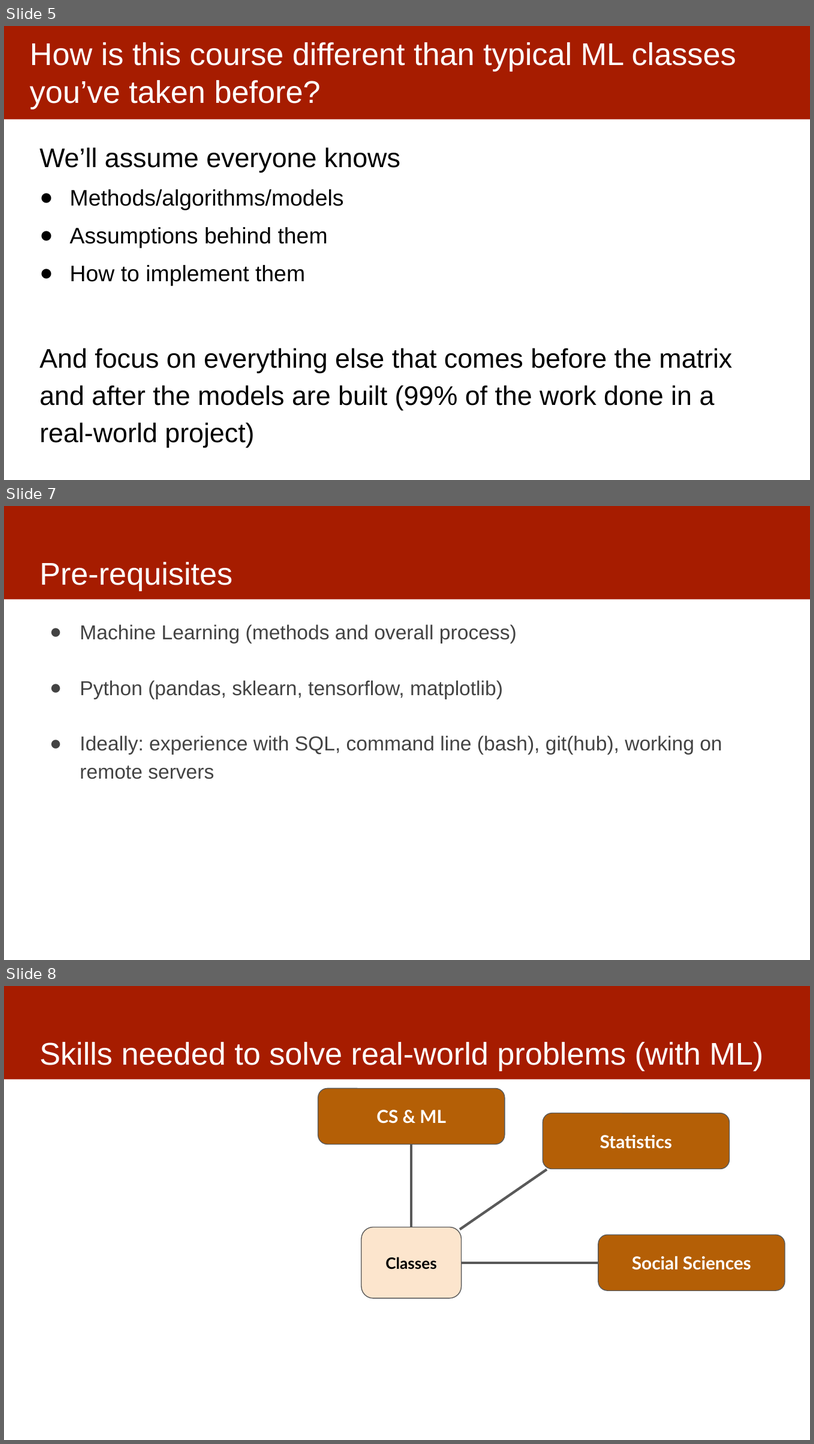
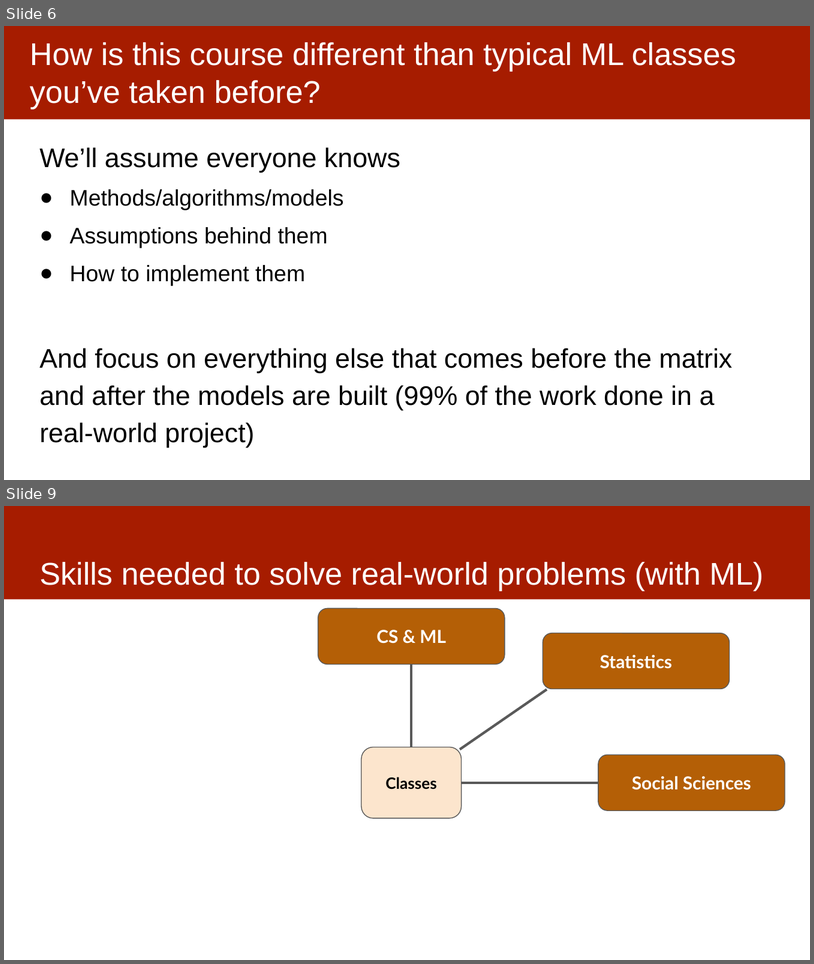
Before and after one commit to dssg/MLinPractice, a slide deck: Lectures/Lecture1-ClassOverview.pptx. Shown one above the other, each under a label of ours: slides 5, 7 and 8 before the commit, slides 6 and 9 after it; the slides between them are not shown. The pictures are 814x1444 and 814x964 pixels, drawn with LibreOffice and Linux fonts; fonts in the diff are those of the drawing. Boxes give left, top, right and bottom in pixels: in the first picture for what was removed or moved away, otherwise in the second. Text is boxed around its words. In the diff, an @@ line names an element or a change of style, - is before the commit and + after.

```diff
--- a/Lectures/Lecture1-ClassOverview.pptx
+++ b/Lectures/Lecture1-ClassOverview.pptx
@@ slide 7 removed at (x1=4, y1=506, x2=810, y2=960), background #FFFFFF; not listed: 1 template element that a slide beside it also shows @@
@@ title removed at (x1=39, y1=562, x2=233, y2=591) @@
-Pre-requisites
@@ text removed at (x1=80, y1=624, x2=722, y2=779) @@
-● Machine Learning (methods and overall process)
-● Python (pandas, sklearn, tensorflow, matplotlib)
-● Ideally: experience with SQL, command line (bash), git(hub), working on remote servers
@@ what was slide 5 is now slide 6 @@
@@ what was slide 8 is now slide 9 @@
```
Also in this commit, not shown: 4 slides changed, 2 slides added.
